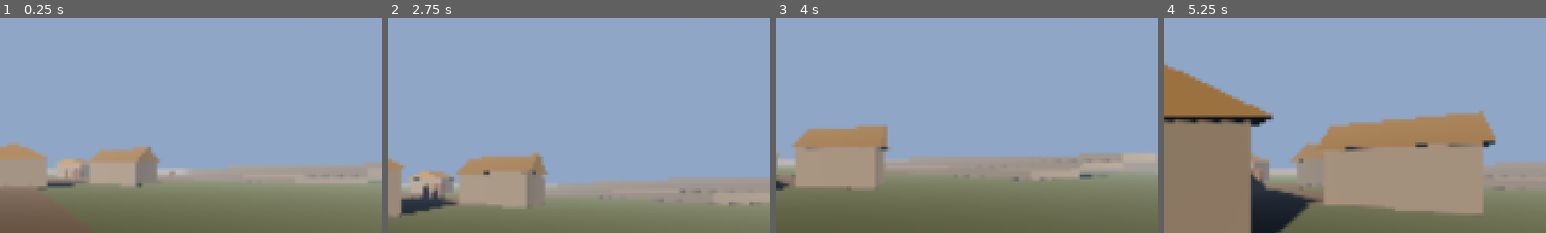
Above: before the commit, frames 1-4 (left to right).
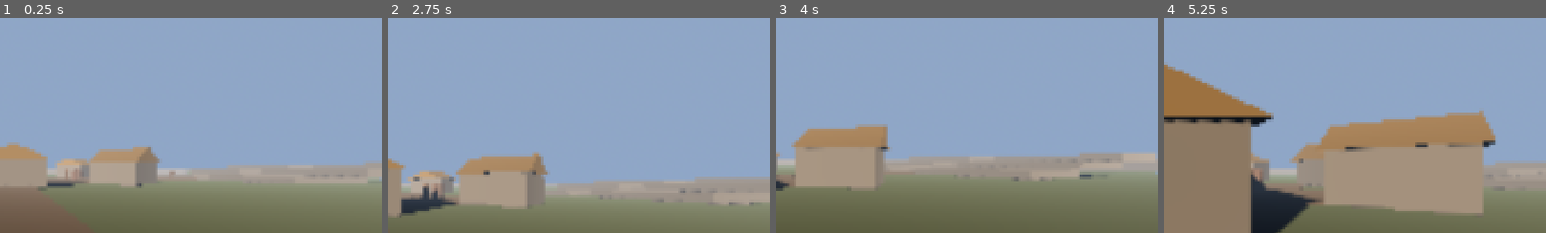
Above: after the commit, the same moments.

Repository: joseamaya/memorias-del-peru
Game: Godot game, scene res://campaigns/01_pachacutec/scenes/world/mundo_base.tscn
Two runs of this game, one before a commit and one after it. Both use one fixed random seed, a clock stepped at 60 frames per second and the inputs below.
Inputs (mouse positions are % of the whole screen's width and height, from its top left):
- Up to frame 1 (0.25 s): no input
- Up to frame 2 (2.75 s): tap Enter at 0.5 s; move the mouse to (55, 50) at 0.52 s; hold Shift (run) 0.53-1.28 s; hold W (move_forward) from 0.53 s (still down); tap Space (jump) at 0.77, 1.52 s; move the mouse to (45, 50) at 1.27 s; tap E (interact) at 1.35 s; tap Shift (run) at 1.55 s; move the mouse to (52, 48) at 2.02 s; hold Shift (run) from 2.03 s (still down)
- Up to frame 3 (4 s): keep holding W (move_forward); move the mouse to (49, 52) at 2.77 s; release Shift (run) at 2.78 s; tap Shift (run) at 2.85, 3.8 s; tap Space (jump) at 3.02, 3.77 s; move the mouse to (57, 51) at 3.52 s; hold E (interact) from 3.53 s (still down)
- Up to frame 4 (5.25 s): keep holding W (move_forward); move the mouse to (42, 49) at 4.27 s; release E (interact) at 4.28 s; tap Shift (run) at 4.35 s; tap Space (jump) at 4.52 s; move the mouse to (51, 50) at 5.02 s; hold Shift (run) from 5.03 s (still down)
The pictures show only the part of the screen within x 48-98%, y 15-65%; the shares and areas given below are measured in that part.

The runs differ from the first frame. In frame 2, 0.2% of the frame differs, in the area x 73-81%, y 73-76%; in frame 3, less than 0.1%; in frame 4, less than 0.1%.

Commit message:
pachacutec(world): terrazas transitables con rampas

Diff:
--- a/campaigns/01_pachacutec/scripts/world/mundo_base.gd
+++ b/campaigns/01_pachacutec/scripts/world/mundo_base.gd
@@ -125,9 +125,9 @@
 	var terraces: Node3D = Node3D.new()
 	terraces.name = "Terraces"
 	llacta.add_child(terraces)
-	_add_box_body(terraces, "Terrace01", Vector3(34.0, 0.4, 0.0), Vector3(8.0, 0.8, 30.0), stone, 1)
-	_add_box_body(terraces, "Terrace02", Vector3(42.0, 1.2, 0.0), Vector3(8.0, 0.8, 30.0), stone, 1)
-	_add_box_body(terraces, "Terrace03", Vector3(50.0, 2.0, 0.0), Vector3(8.0, 0.8, 30.0), stone, 1)
+	_add_terrace(terraces, "Terrace01", 34.0, 0.0, 0.8, stone)
+	_add_terrace(terraces, "Terrace02", 42.0, 0.8, 1.6, stone)
+	_add_terrace(terraces, "Terrace03", 50.0, 1.6, 2.4, stone)
 
 	_add_box_body(llacta, "PedestalQuero", Vector3(4.0, 0.4, 4.0), Vector3(0.6, 0.8, 0.6), stone, 1)
 	_add_box_body(llacta, "PedestalPututu", Vector3(-4.0, 0.4, 4.0), Vector3(0.6, 0.8, 0.6), stone, 1)
@@ -235,6 +235,41 @@
 	return body
 
 
+func _add_terrace(parent: Node3D, node_name: String, center_x: float, bottom_y: float, top_y: float, material: Material) -> void:
+	var height: float = top_y - bottom_y
+	var center_y: float = bottom_y + height * 0.5
+	_add_box_body(parent, node_name + "North", Vector3(center_x, center_y, -8.5), Vector3(8.0, height, 13.0), material, 1)
+	_add_box_body(parent, node_name + "South", Vector3(center_x, center_y, 8.5), Vector3(8.0, height, 13.0), material, 1)
+	_add_ramp(parent, node_name + "Ramp", Vector3(center_x - 4.0, bottom_y, 0.0), 8.0, height, 4.0, material)
+
+
+## Rampa transitable entre dos niveles de terraza. El cuerpo gira sobre Z y la
+## cara superior pasa por el punto de arranque.
+func _add_ramp(parent: Node3D, node_name: String, start: Vector3, run: float, rise: float, width: float, material: Material) -> void:
+	var angle: float = atan2(rise, run)
+	var length: float = sqrt(run * run + rise * rise)
+	var body: StaticBody3D = StaticBody3D.new()
+	body.name = node_name
+	body.position = start + Vector3(run * 0.5, rise * 0.5, 0.0)
+	body.rotation = Vector3(0.0, 0.0, angle)
+	body.collision_layer = 1
+	body.collision_mask = 0
+	var mesh_instance: MeshInstance3D = MeshInstance3D.new()
+	var box_mesh: BoxMesh = BoxMesh.new()
+	box_mesh.size = Vector3(length, 0.3, width)
+	mesh_instance.mesh = box_mesh
+	mesh_instance.material_override = material
+	mesh_instance.position = Vector3(0.0, -0.15, 0.0)
+	body.add_child(mesh_instance)
+	var collision: CollisionShape3D = CollisionShape3D.new()
+	var box_shape: BoxShape3D = BoxShape3D.new()
+	box_shape.size = Vector3(length, 0.3, width)
+	collision.shape = box_shape
+	collision.position = Vector3(0.0, -0.15, 0.0)
+	body.add_child(collision)
+	parent.add_child(body)
+
+
 func _add_house(parent: Node3D, index: int, at: Vector3, stone: Material, thatch: Material) -> void:
 	var root: Node3D = Node3D.new()
 	root.name = "House%02d" % (index + 1)
--- a/tests/measure_performance.gd
+++ b/tests/measure_performance.gd
@@ -10,6 +10,7 @@
 const MEASURE_MS: int = 8000
 const TURN_RAD_PER_SECOND: float = 0.65
 const PROFILE_LABELS: Array[String] = ["LOW", "MEDIUM"]
+const FINISH_GRACE_FRAMES: int = 30
 
 var _player: CharacterBody3D = null
 var _stamina: Node = null
@@ -18,6 +19,7 @@
 var _warmup: bool = true
 var _phase_start_ms: int = 0
 var _last_ms: int = 0
+var _finish_frames: int = 0
 var _frame_times: Array[float] = []
 
 
@@ -116,7 +118,20 @@
 func _finish() -> void:
 	Input.action_release("move_forward")
 	Input.action_release("run")
+	if process_frame.is_connected(_on_frame):
+		process_frame.disconnect(_on_frame)
 	var audio: AudioManagerService = root.get_node_or_null("AudioManager") as AudioManagerService
 	if audio != null:
 		audio.stop_all()
-	quit(0)
+	var world: Node = root.get_node_or_null("MundoBase")
+	if world != null:
+		world.queue_free()
+	_finish_frames = FINISH_GRACE_FRAMES
+	process_frame.connect(_on_frame_after_finish)
+
+
+func _on_frame_after_finish() -> void:
+	_finish_frames -= 1
+	if _finish_frames <= 0:
+		process_frame.disconnect(_on_frame_after_finish)
+		quit(0)
--- /dev/null
+++ b/tests/test_terraces_have_ramps.gd
@@ -0,0 +1,33 @@
+extends RefCounted
+## Comprueba que las terrazas se pueden recorrer por rampas inclinadas.
+
+
+func test_terraces_have_ramps() -> bool:
+	var tree: SceneTree = Engine.get_main_loop() as SceneTree
+	if tree == null:
+		return false
+	var packed: PackedScene = load("res://campaigns/01_pachacutec/scenes/world/mundo_base.tscn") as PackedScene
+	if packed == null:
+		return false
+	var world: Node = packed.instantiate()
+	tree.root.add_child(world)
+	var terraces: Node3D = world.get_node_or_null("Llacta/Terraces") as Node3D
+	if terraces == null:
+		world.free()
+		return false
+	var ramps: int = 0
+	for child: Node in terraces.get_children():
+		var body: StaticBody3D = child as StaticBody3D
+		if body == null or not String(body.name).ends_with("Ramp"):
+			continue
+		if not (absf(body.rotation.z) > 0.01):
+			continue
+		var has_shape: bool = false
+		for grandchild: Node in body.get_children():
+			if grandchild is CollisionShape3D:
+				has_shape = true
+		if has_shape:
+			ramps += 1
+	var ok: bool = ramps >= 3
+	world.free()
+	return ok
Not shown, added: tests/test_terraces_have_ramps.gd.uid
Not shown, changed: docs/06_estrategia_de_pruebas.md
Not shown, changed: docs/08_entorno_y_rendimiento.md
